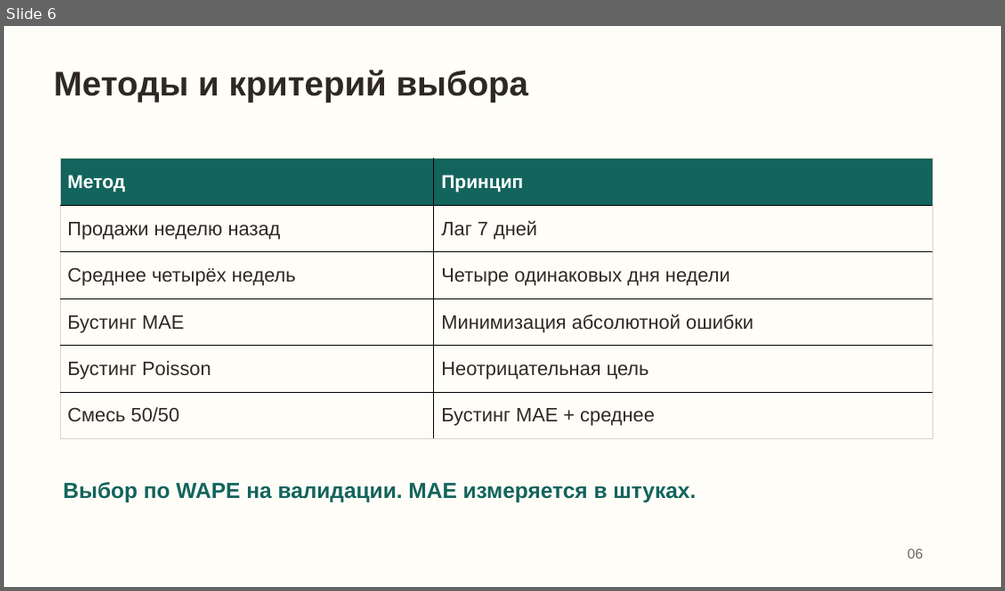
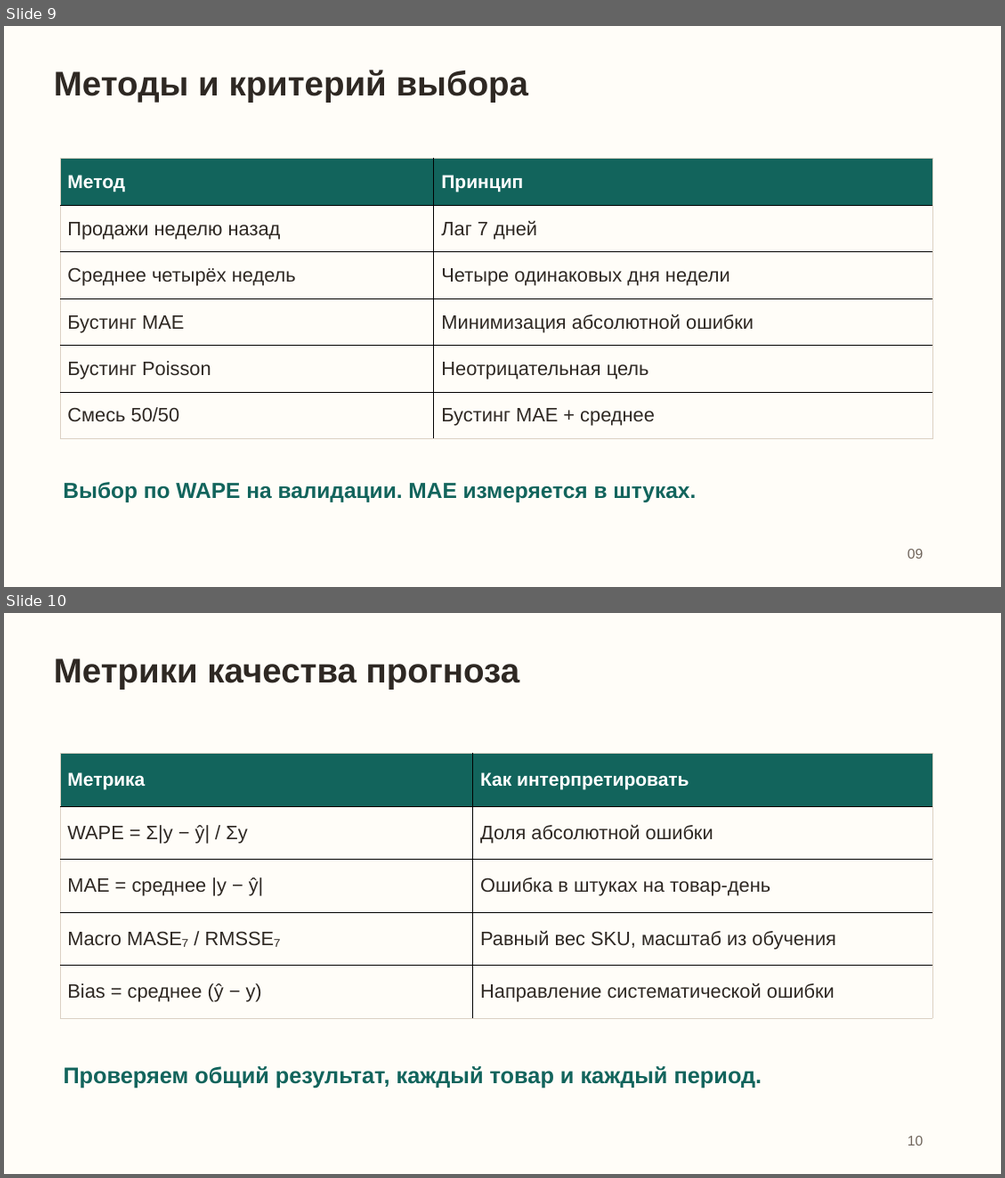
Before and after one commit to geoink/Ymnaia_Pekarna, a slide deck: docs/presentation.pptx. Shown one above the other, each under a label of ours: slide 6 before the commit, slides 9 and 10 after it. The pictures are 1005x591 and 1005x1178 pixels, drawn with LibreOffice and Linux fonts; fonts in the diff are those of the drawing. Boxes give left, top, right and bottom in pixels: in the first picture for what was removed or moved away, otherwise in the second. Text is boxed around its words. In the diff, an @@ line names an element or a change of style, - is before the commit and + after.

```diff
--- a/docs/presentation.pptx
+++ b/docs/presentation.pptx
@@ slide 10 added at box(4, 613, 1001, 1174), background #FFFDF8 @@
@@ text added at box(54, 658, 520, 690), 33 pt, text #2E2823, bold @@
+Метрики качества прогноза
@@ table added at box(60, 754, 933, 1018), 5 rows, 2 columns @@
+Метрика | Как интерпретировать
+WAPE = Σ|y − ŷ| / Σy | Доля абсолютной ошибки
+MAE = среднее |y − ŷ| | Ошибка в штуках на товар-день
+Macro MASE₇ / RMSSE₇ | Равный вес SKU, масштаб из обучения
+Bias = среднее (ŷ − y) | Направление систематической ошибки
@@ text added at box(64, 1066, 762, 1088), 21.8 pt, text #12645C, bold @@
+Проверяем общий результат, каждый товар и каждый период.
@@ text added at box(907, 1135, 922, 1145), 13.5 pt, text #6F645B @@
+10
@@ what was slide 6 is now slide 9 @@
@@ slide 9 changed as well @@
@@ text at box(907, 548, 922, 558): text changed @@
-06
+09
```
Also in this commit, not shown: 9 other slides changed, 8 other slides added, 16 other files.
